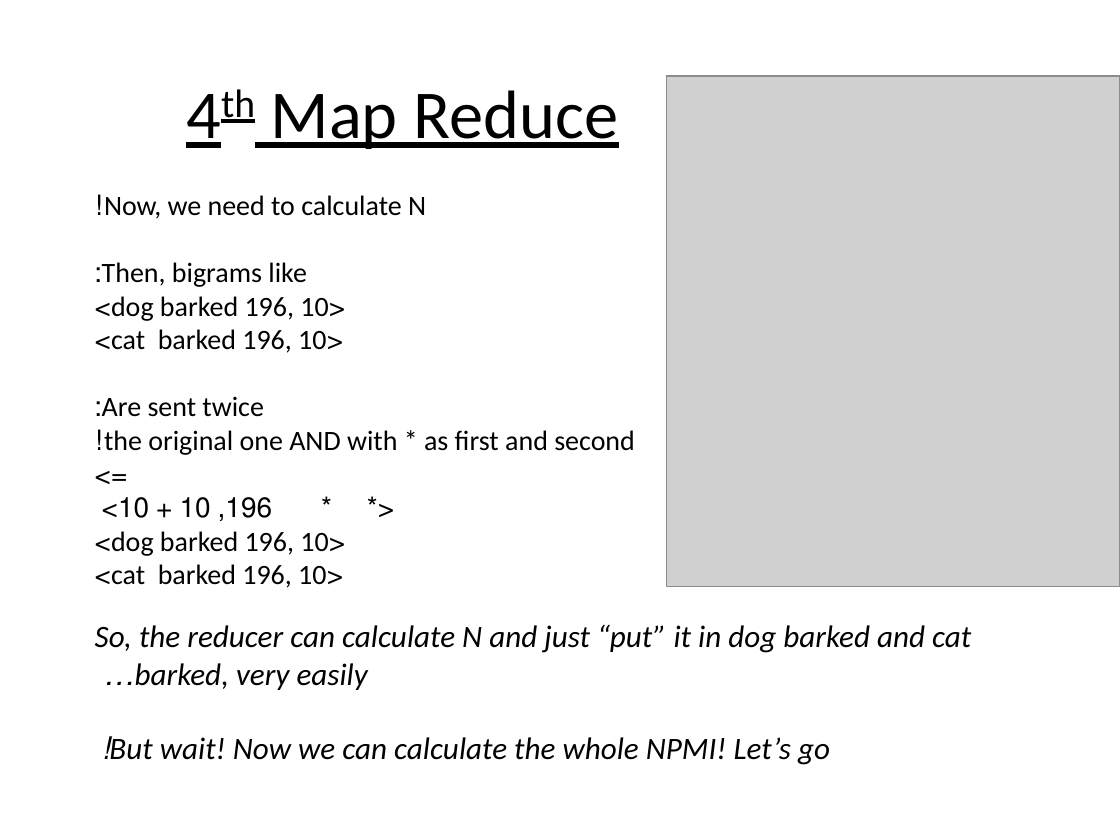
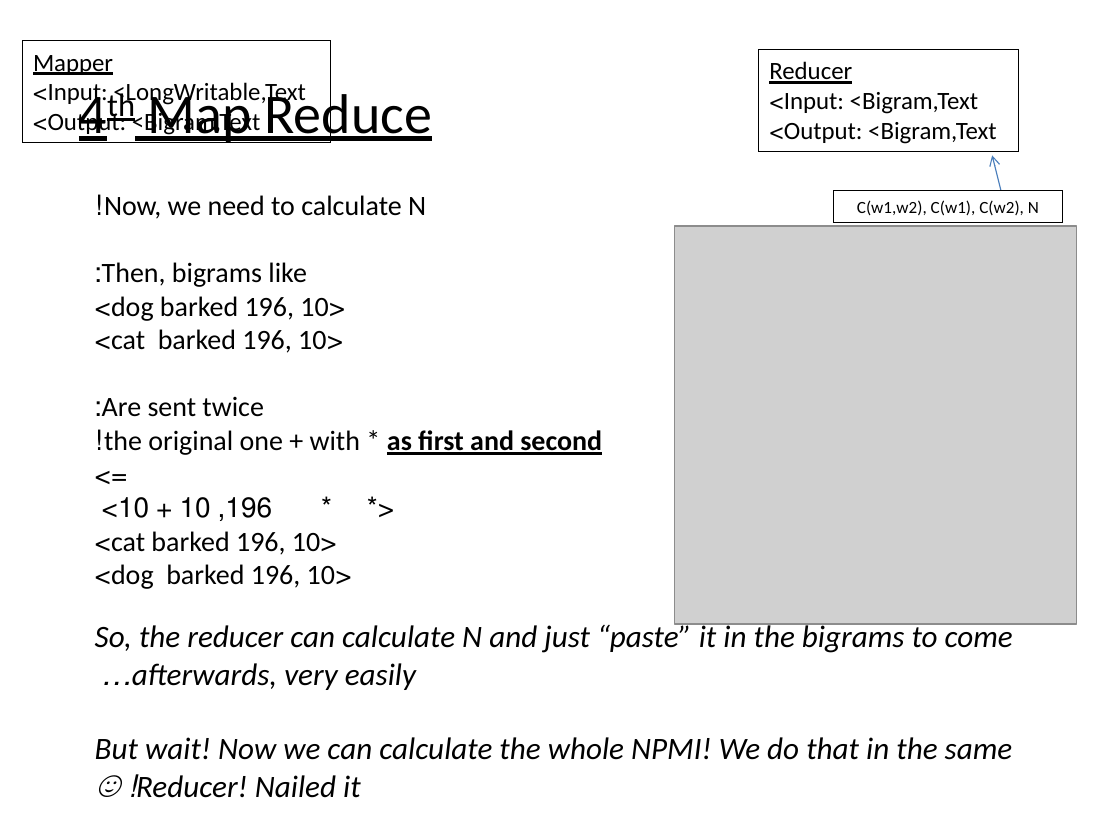
Before and after one commit to yitzhtal/collocation-extraction-using-amazon-elastic-map-reduce, a slide deck: slide 7 of Collocation-Extraction-Using-Amazon-Elastic-Map-Reduce.pptx. Drawn at 1120x840 pixels with LibreOffice and Linux fonts; fonts in the diff are those of the drawing; grey boxes stand for pictures. Boxes give left, top, right and bottom in pixels: in the first picture for what was removed or moved away, otherwise in the second. Text is boxed around its words. In the diff, an @@ line names an element or a change of style, - is before the commit and + after.

```diff
--- a/Collocation-Extraction-Using-Amazon-Elastic-Map-Reduce.pptx
+++ b/Collocation-Extraction-Using-Amazon-Elastic-Map-Reduce.pptx
@@ title "4th Map Reduce" at (x1=148, y1=86, x2=431, y2=143): size 44 to 36 pt @@
@@ rectangle added at (x1=22, y1=40, x2=332, y2=142), outline #000000 0.75 pt, 16 pt, text #000000 @@
+Mapper
+Input: <LongWritable,Text>
+Output: <Bigram,Text>
@@ rectangle added at (x1=758, y1=49, x2=1018, y2=151), outline #000000 0.75 pt, 16 pt, text #000000 @@
+Reducer
+Input: <Bigram,Text>
+Output: <Bigram,Text>
@@ arrow added from (1001, 190) to (992, 156), #4B7EBC 0.75 pt @@
@@ rectangle added at (x1=833, y1=190, x2=1063, y2=223), outline #000000 0.75 pt, 11 pt, text #000000 @@
+C(w1,w2), C(w1), C(w2), N
@@ picture resized from (x1=666, y1=76, x2=1120, y2=587) to (x1=674, y1=226, x2=1076, y2=624) @@
@@ text at (x1=104, y1=430, x2=602, y2=455): text changed @@
-the original one AND with * as first and second!
+the original one + with * as first and second!
@@ text at (x1=111, y1=531, x2=320, y2=555): paragraph added @@
+<cat barked 196, 10>
@@ text at (x1=95, y1=621, x2=1013, y2=798): text changed @@
-<cat barked 196, 10>
-So, the reducer can calculate N and just “put” it in dog barked and cat barked, very easily…
-But wait! Now we can calculate the whole NPMI! Let’s go!
+So, the reducer can calculate N and just “paste” it in the bigrams to come afterwards, very easily…
+But wait! Now we can calculate the whole NPMI! We do that in the same Reducer! Nailed it! ☺
```
Also in this commit, not shown: 8 other slides changed.
